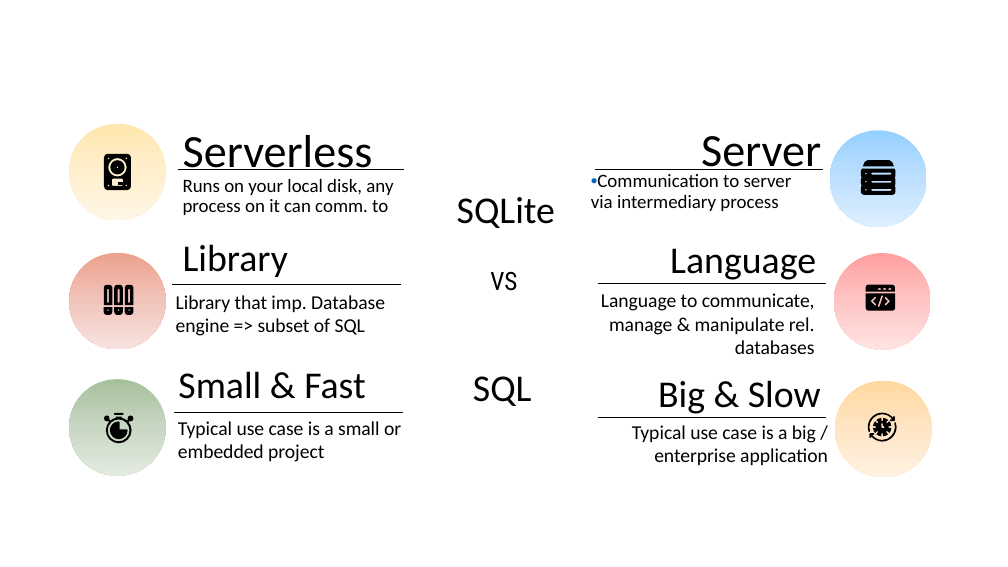
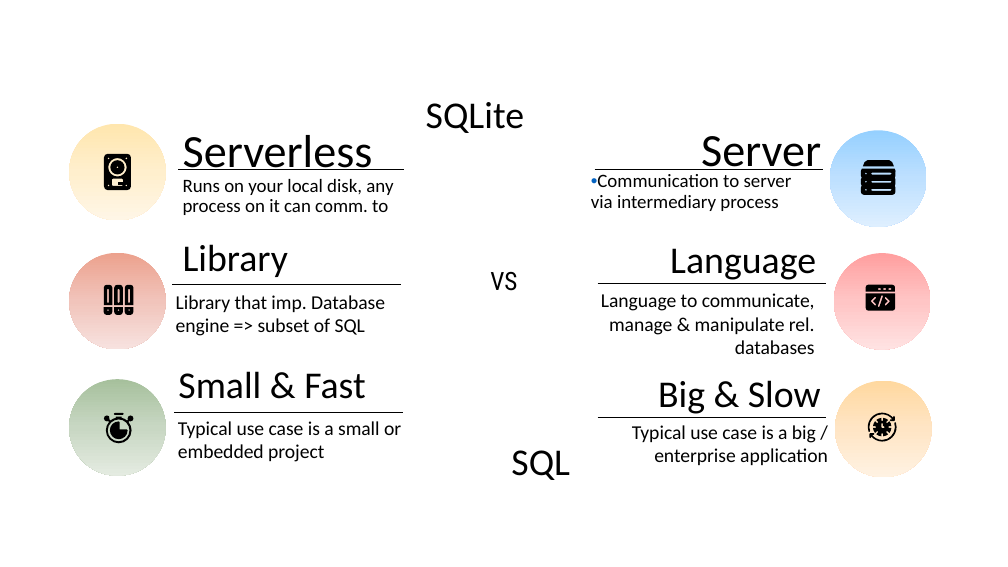
Before and after one commit to AntonioPirani/SQLiteProject, a slide deck: slide 17 of Presentation.pptx. Drawn at 1008x567 pixels with LibreOffice and Linux fonts; fonts in the diff are those of the drawing. Boxes give left, top, right and bottom in pixels: in the first picture for what was removed or moved away, otherwise in the second. Text is boxed around its words. In the diff, an @@ line names an element or a change of style, - is before the commit and + after.

```diff
--- a/Presentation.pptx
+++ b/Presentation.pptx
@@ text "SQLite": place and size @@
-text "SQLite" at [457,197,555,228]
+text "SQLite" at [426,102,524,133]
@@ text "SQL": place and size @@
-text "SQL" at [473,376,532,406]
+text "SQL" at [511,450,570,480]
```
